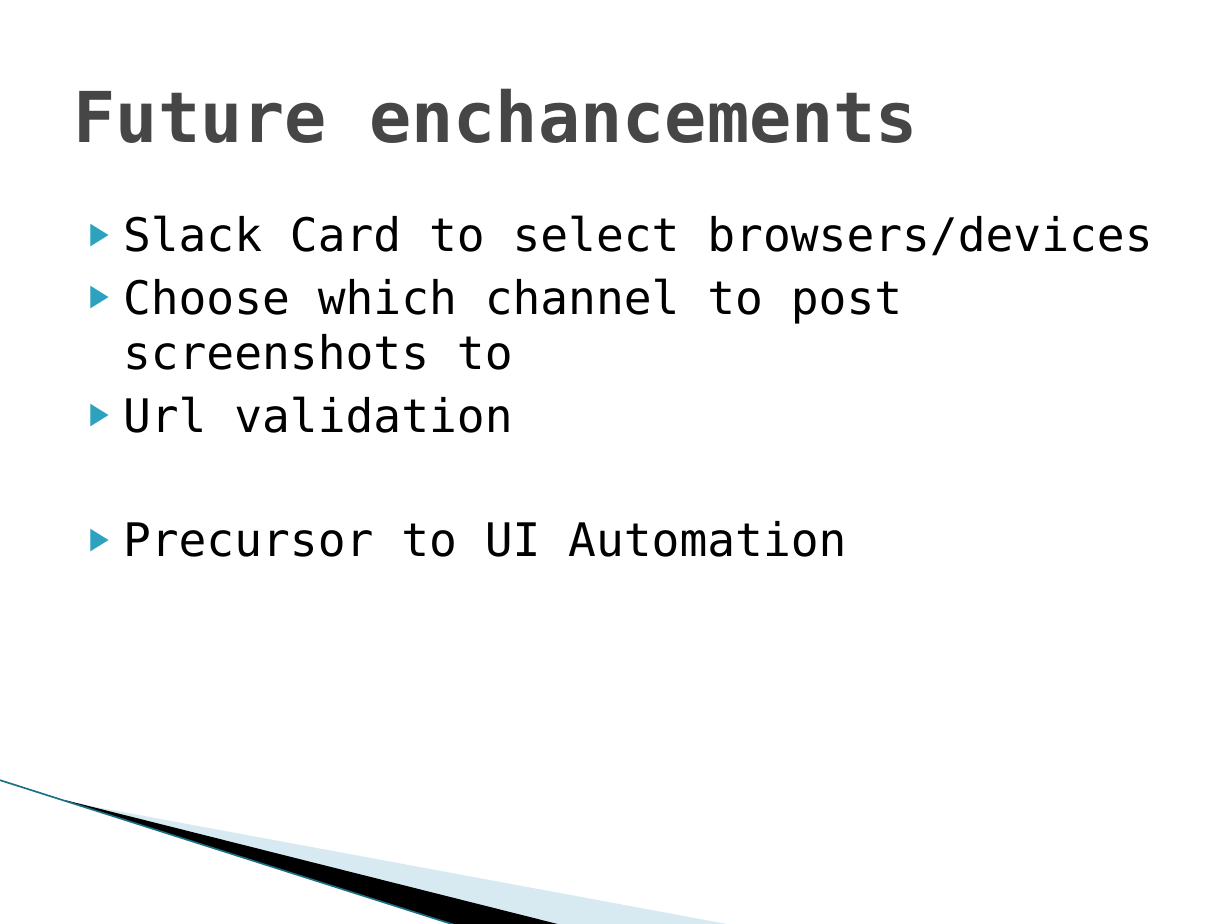
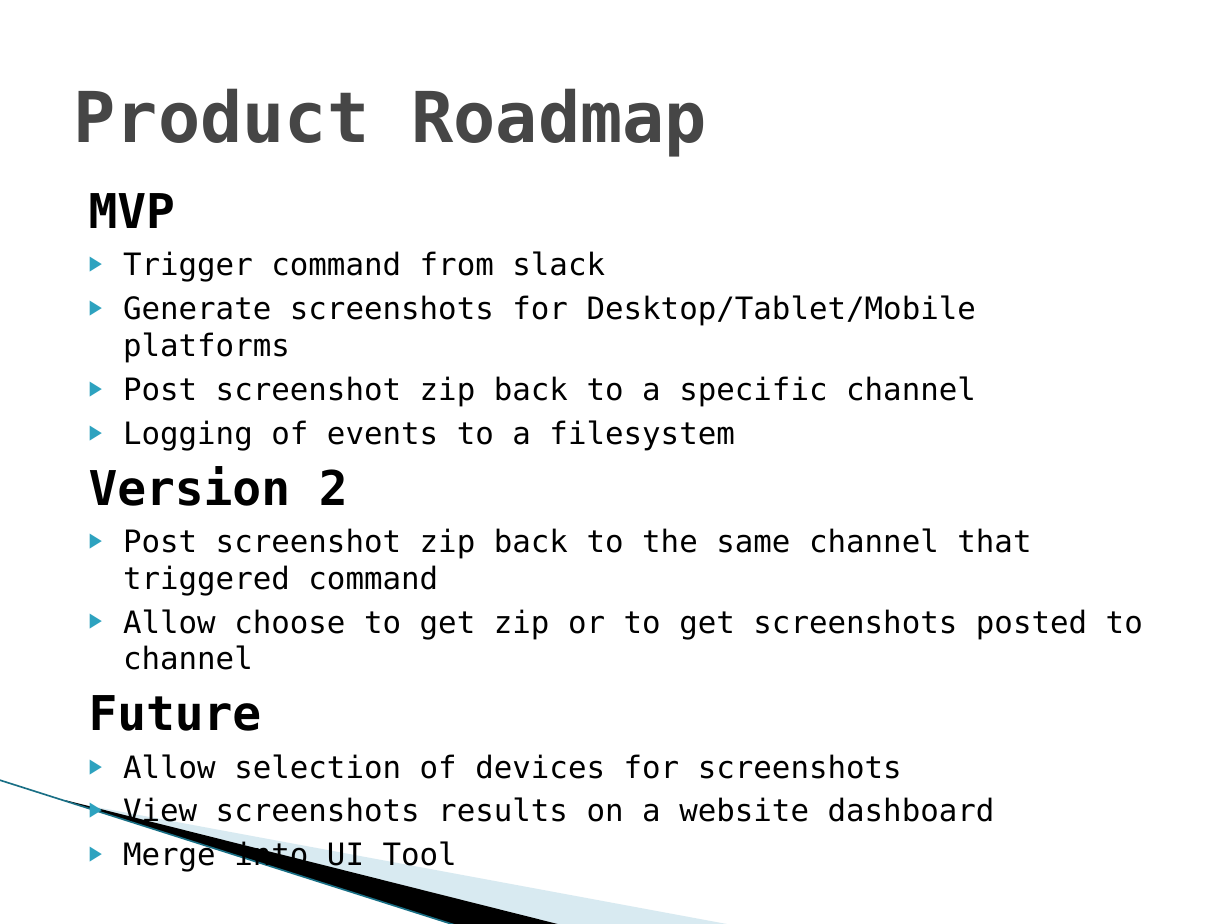
Before and after one commit to kymwei/ScreenShotAPI, a slide deck: slide 3 of Slack UI Screenshot App.pptx. Drawn at 1232x924 pixels with LibreOffice and Linux fonts; fonts in the diff are those of the drawing; background and template pictures are left out. Boxes give left, top, right and bottom in pixels: in the first picture for what was removed or moved away, otherwise in the second. Text is boxed around its words. In the diff, an @@ line names an element or a change of style, - is before the commit and + after.

```diff
--- a/Slack UI Screenshot App.pptx
+++ b/Slack UI Screenshot App.pptx
@@ title at (74,88,708,157): text changed @@
-Future enchancements
+Product Roadmap
@@ text at (89,193,1143,828): text changed; size 27 to 18 pt @@
-▶ Slack Card to select browsers/devices
-▶ Choose which channel to post screenshots to
-▶ Url validation
-▶ Precursor to UI Automation
+MVP
+▶ Trigger command from slack
+▶ Generate screenshots for Desktop/Tablet/Mobile platforms
+▶ Post screenshot zip back to a specific channel
+▶ Logging of events to a filesystem
+Version 2
+▶ Post screenshot zip back to the same channel that triggered command
+▶ Allow choose to get zip or to get screenshots posted to channel
+Future
+▶ Allow selection of devices for screenshots
+▶ View screenshots results on a website dashboard
+▶ Merge into UI Tool
```
Also in this commit, not shown: 2 other slides changed.
